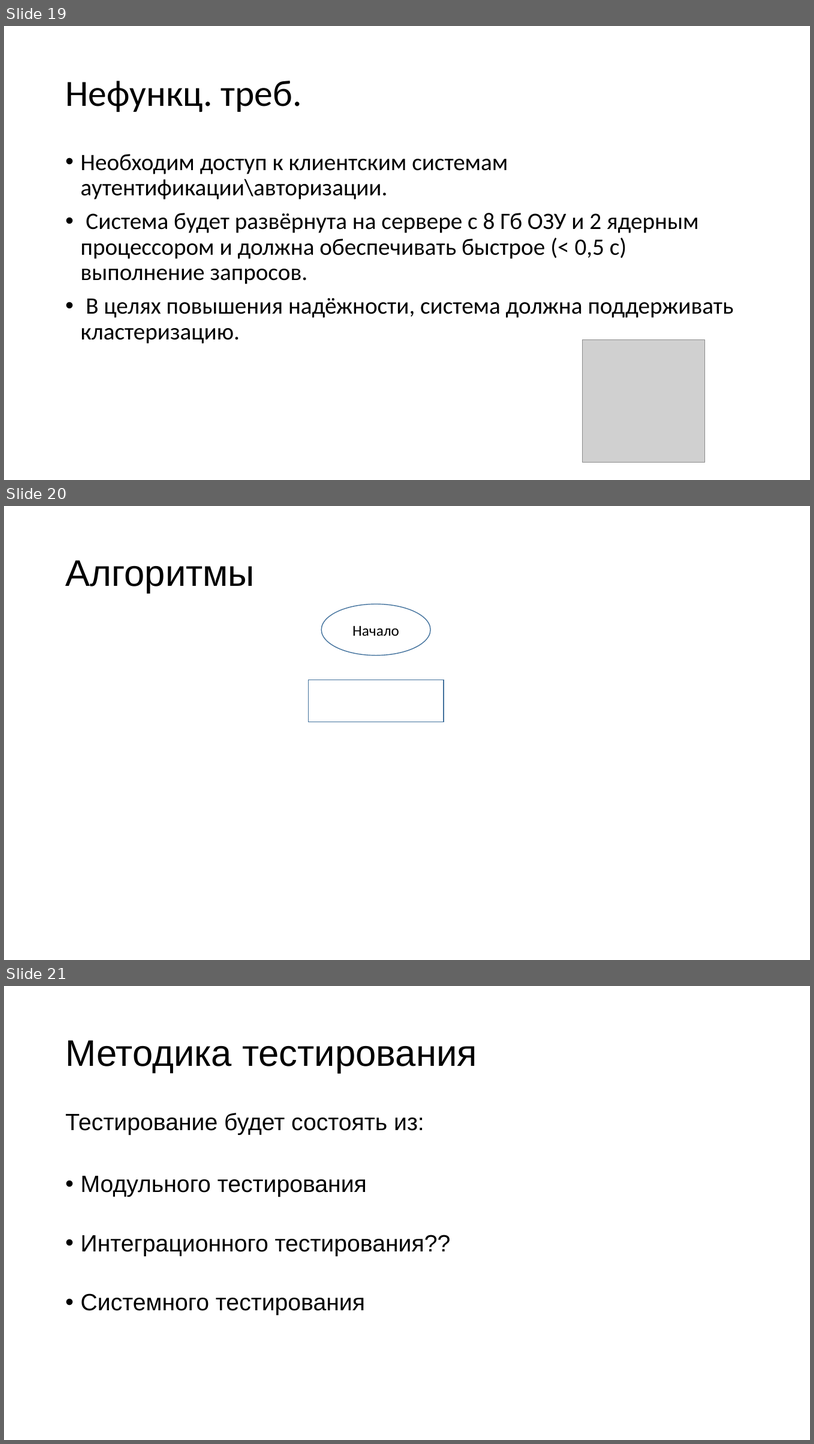
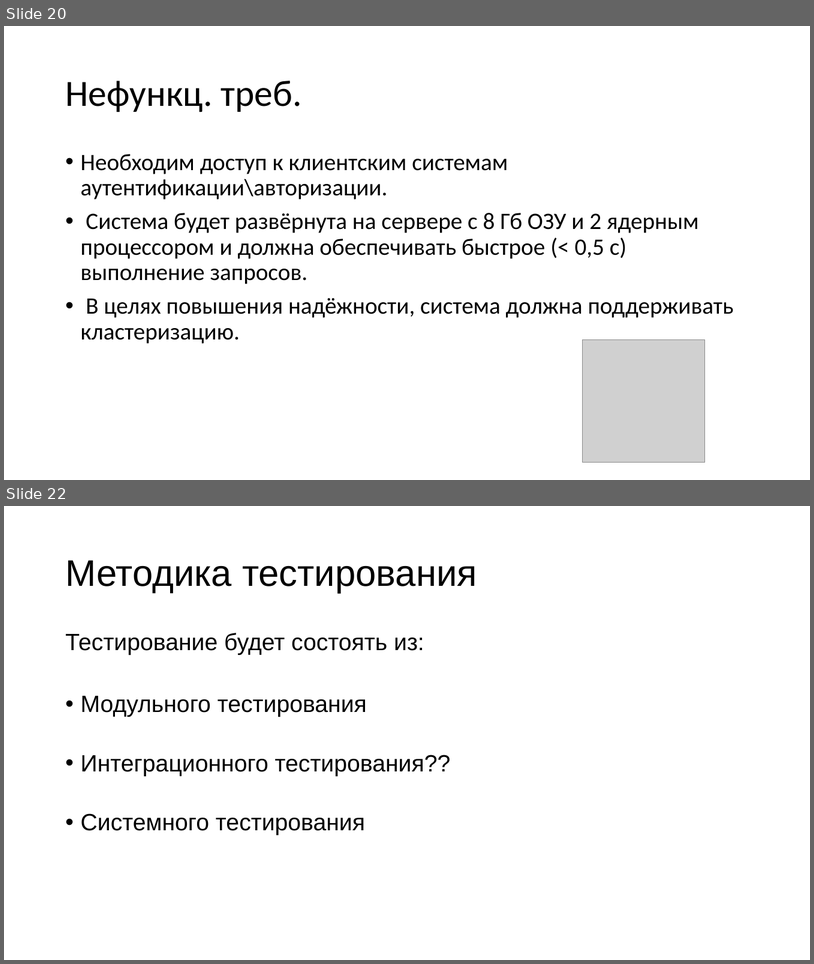
Before and after one commit to KozinOleg97/diplom, a slide deck: Vkr_p2.pptx. Shown one above the other, each under a label of ours: slides 19, 20 and 21 before the commit, slides 20 and 22 after it; the slides between them are not shown. The pictures are 814x1444 and 814x964 pixels, drawn with LibreOffice and Linux fonts; fonts in the diff are those of the drawing; grey boxes stand for pictures. Boxes give left, top, right and bottom in pixels: in the first picture for what was removed or moved away, otherwise in the second. Text is boxed around its words. In the diff, an @@ line names an element or a change of style, - is before the commit and + after.

```diff
--- a/Vkr_p2.pptx
+++ b/Vkr_p2.pptx
@@ slide 20 removed at (4, 506, 810, 960), background #FFFFFF @@
@@ title removed at (65, 560, 255, 593) @@
-Алгоритмы
@@ ellipse removed at (321, 604, 431, 655) @@
-Начало
@@ rectangle removed at (308, 679, 444, 722) @@
@@ what was slide 19 is now slide 20 @@
@@ what was slide 21 is now slide 22 @@
```
Also in this commit, not shown: 1 slide changed, 3 slides added, 1 other slide removed, 1 other file.
